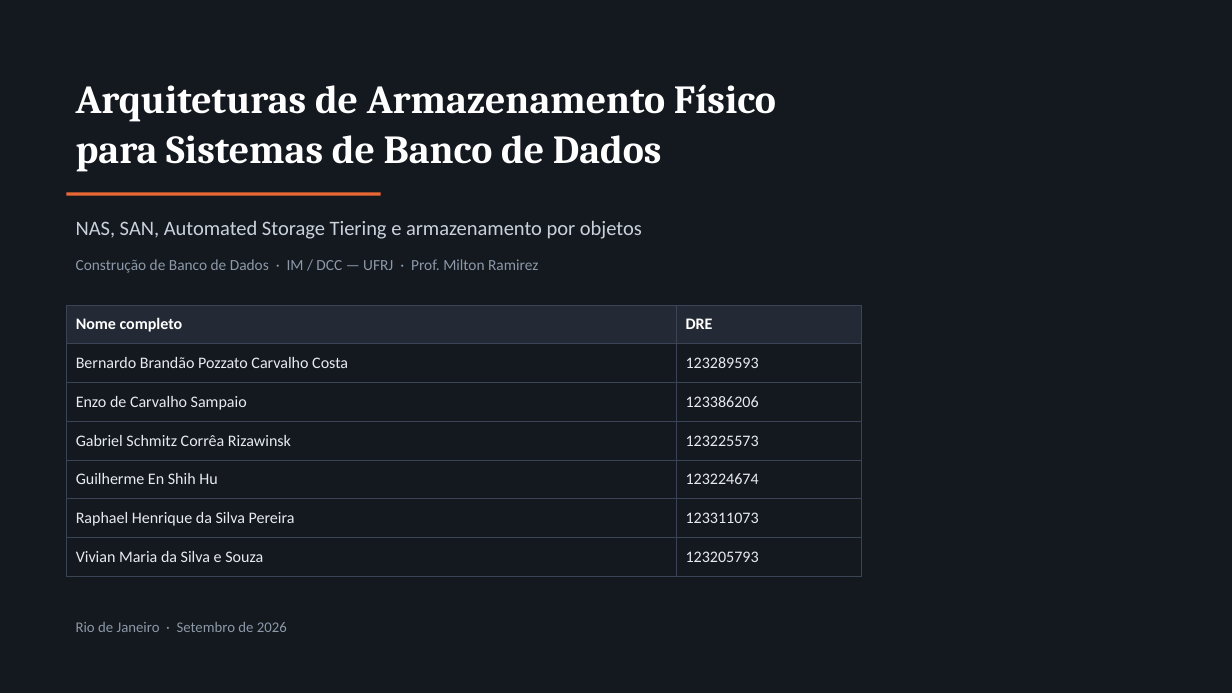
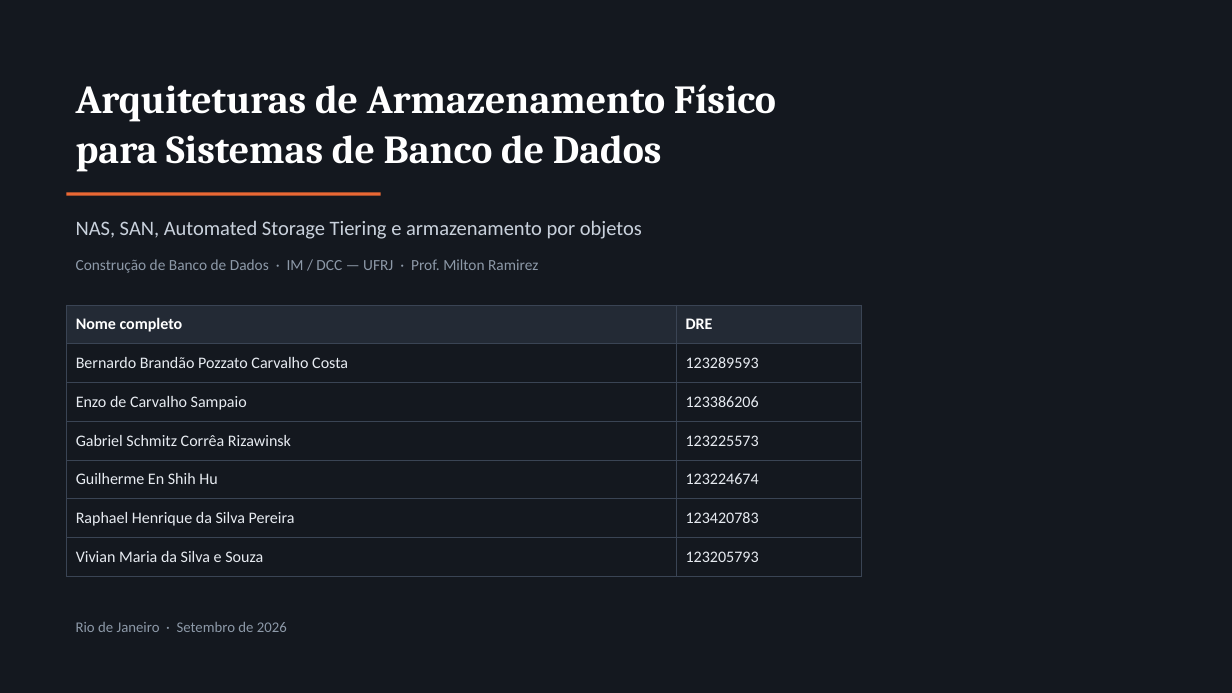
Before and after one commit to guilherme-hu/Trabalho-CBD, a slide deck: slide 1 of NAS, SAN e AST/Slides_NAS_SAN_Armazenamento_SBD.pptx. Drawn at 1232x693 pixels with LibreOffice and Linux fonts; fonts in the diff are those of the drawing. Boxes give left, top, right and bottom in pixels: in the first picture for what was removed or moved away, otherwise in the second. Text is boxed around its words. In the diff, an @@ line names an element or a change of style, - is before the commit and + after.

```diff
--- a/NAS, SAN e AST/Slides_NAS_SAN_Armazenamento_SBD.pptx
+++ b/NAS, SAN e AST/Slides_NAS_SAN_Armazenamento_SBD.pptx
@@ table at (67,305,861,566) @@
-row 6, column 2: 123311073
+row 6, column 2: 123420783
```
Also in this commit, not shown: 14 other files.
